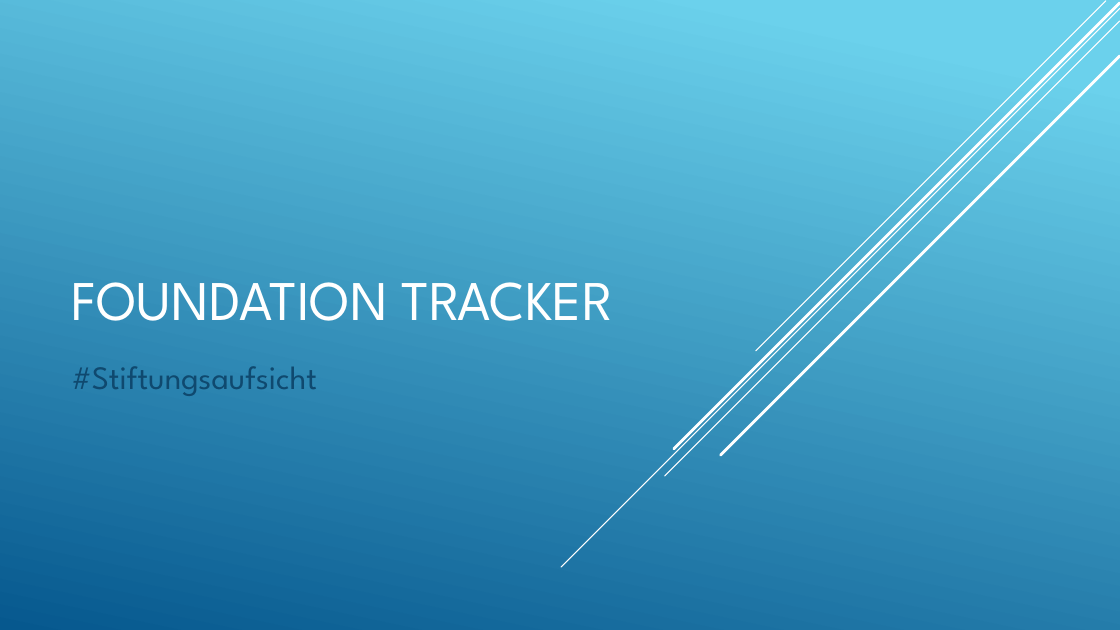
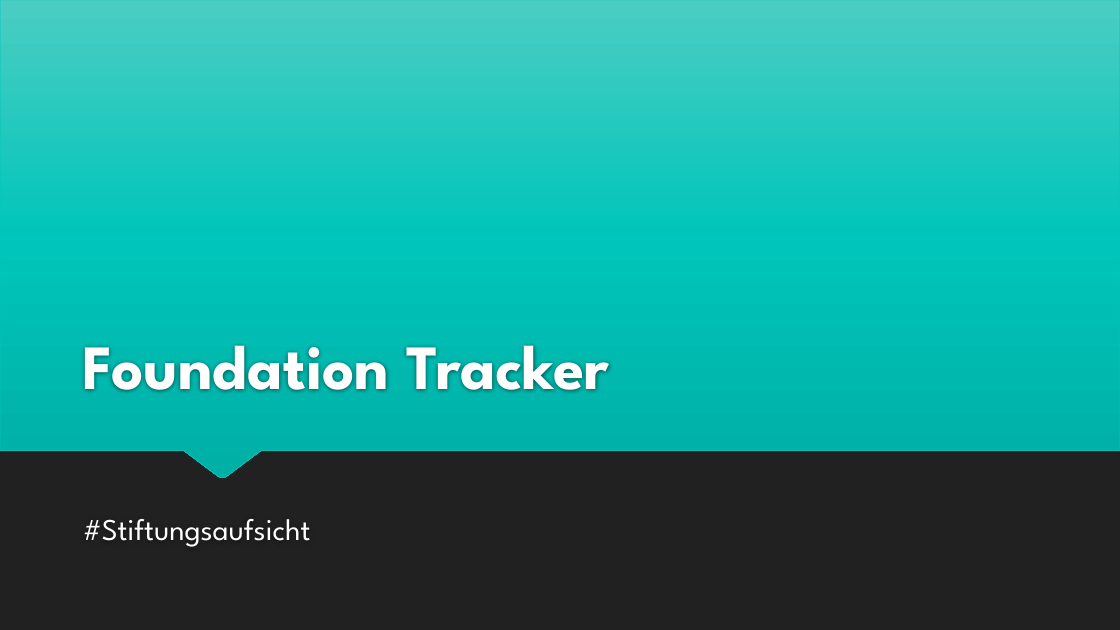
Before and after one commit to benwasd/baernhaeckt18, a slide deck: slide 1 of Foundation Tracker.pptx. Drawn at 1120x630 pixels with LibreOffice and Linux fonts; fonts in the diff are those of the drawing. Boxes give left, top, right and bottom in pixels: in the first picture for what was removed or moved away, otherwise in the second. Text is boxed around its words. In the diff, an @@ line names an element or a change of style, - is before the commit and + after.

```diff
--- a/Foundation Tracker.pptx
+++ b/Foundation Tracker.pptx
@@ background gradient #6ED2EB to #06588E to #212121 @@
@@ freeform shape added at [0, 0, 1120, 478], fill gradient #4BCEC3 to #00C6BB to #00B0A6, outline #00C6BB 0.5 pt @@
@@ line removed from (1120, 8) to (561, 567) @@
@@ line removed from (1120, 21) to (665, 476) @@
@@ line removed from (1120, 3) to (674, 449) @@
@@ line removed from (1106, 1) to (756, 351) @@
@@ line removed from (1120, 56) to (721, 455) @@
@@ title at [83, 345, 610, 391]: text changed; size 48 to 54 pt; text colour #FFFFFF to #FEFEFE; bold on @@
-FOUNDATION TRACKER
+Foundation Tracker
@@ subtitle "#Stiftungsaufsicht": place and size @@
-subtitle "#Stiftungsaufsicht" at [71, 366, 317, 396]
+subtitle "#Stiftungsaufsicht" at [83, 519, 311, 547]
@@ subtitle "#Stiftungsaufsicht" at [83, 519, 311, 547]: size 28 to 25.9 pt, text colour #0F496F to #FFFFFF @@
```
Also in this commit, not shown: 3 other slides changed, 4 slides added, 1 slide removed, 1 other file.
